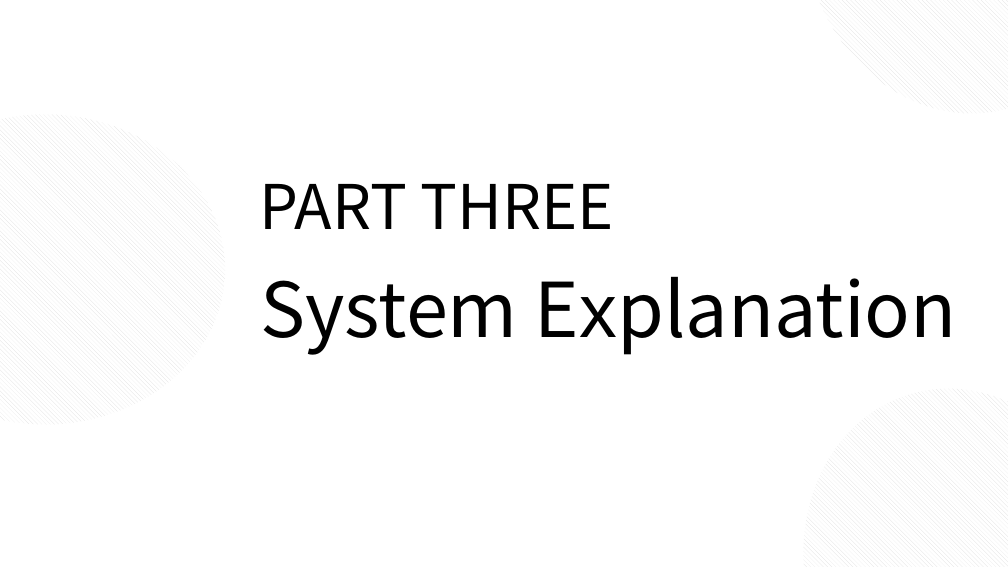
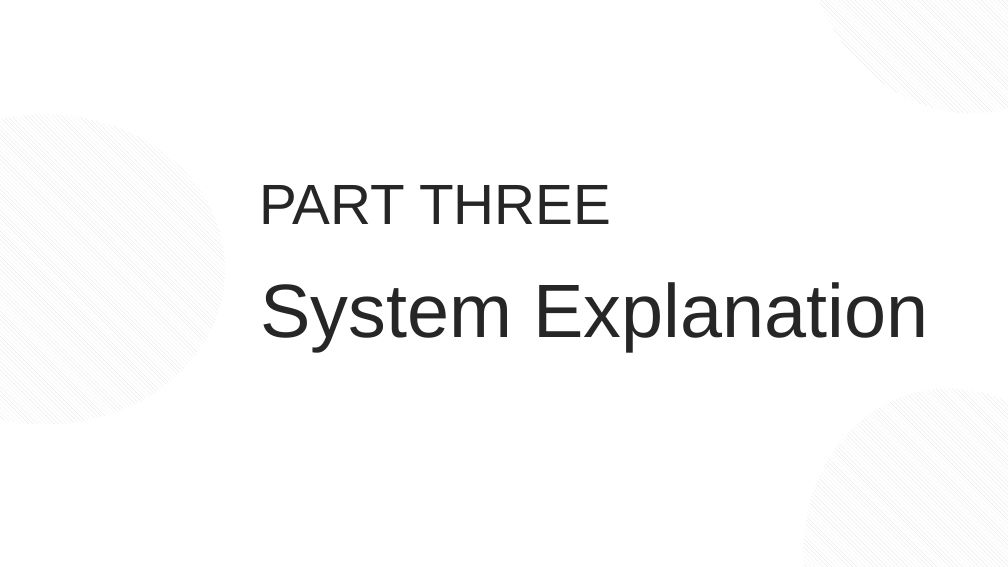
Before and after one commit to JannLeo/Summary-of-learning-experience, a slide deck: slide 1 of master/Modern Industry Practice/Phase2/ljn_EMG.pptx. Drawn at 1008x567 pixels with LibreOffice and Linux fonts; fonts in the diff are those of the drawing. Boxes give left, top, right and bottom in pixels: in the first picture for what was removed or moved away, otherwise in the second. Text is boxed around its words. In the diff, an @@ line names an element or a change of style, - is before the commit and + after.

```diff
--- a/master/Modern Industry Practice/Phase2/ljn_EMG.pptx
+++ b/master/Modern Industry Practice/Phase2/ljn_EMG.pptx
@@ text "PART THREE" at (x1=259, y1=185, x2=611, y2=224): size 58.7 to 54 pt, font Noto Sans CJK SC to Arial, text colour #000000 to #262626 @@
@@ text "System Explanation" at (x1=261, y1=282, x2=928, y2=351): font Noto Sans CJK SC to Arial, text colour #000000 to #262626 @@
```
Also in this commit, not shown: 2 other slides changed, 4 slides added, 10 other files.
